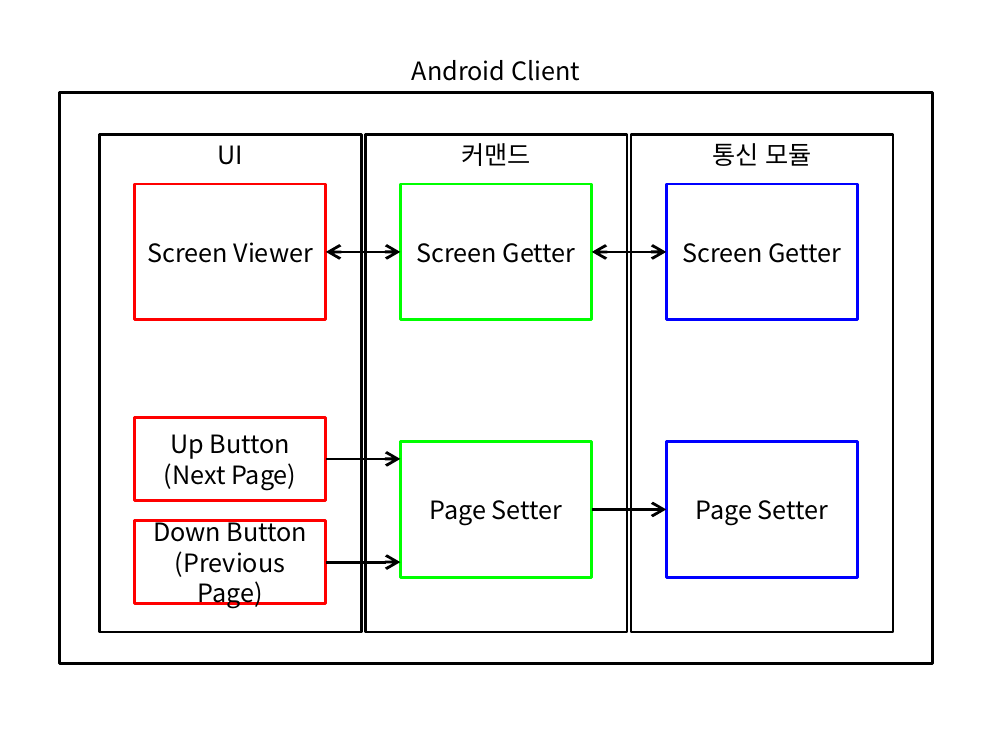
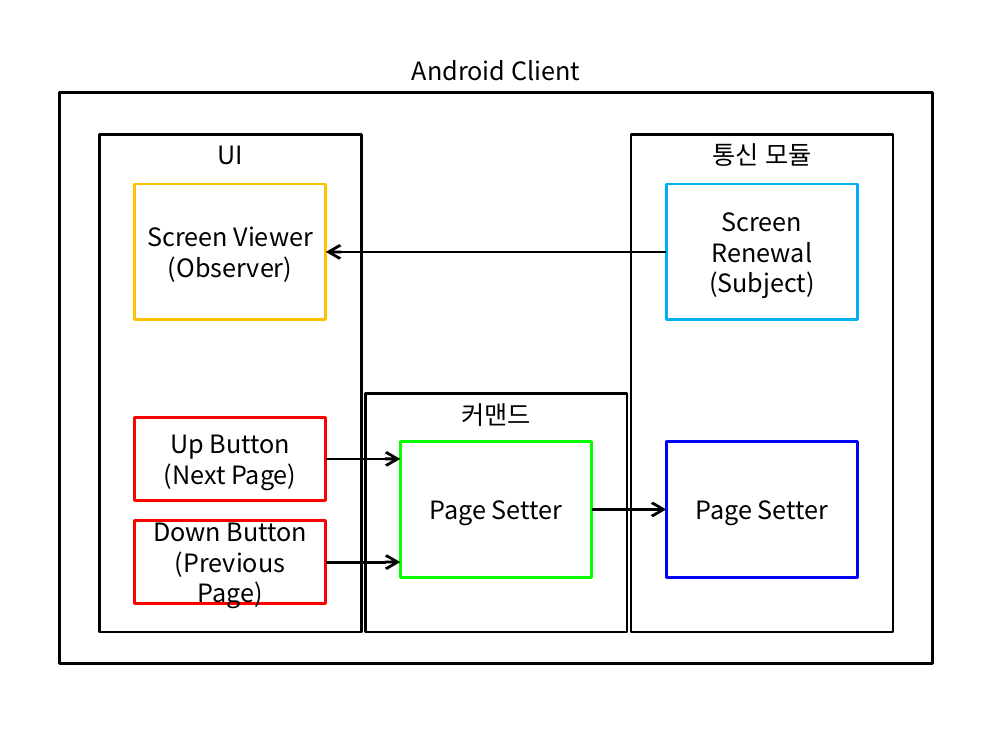
Before and after one commit to uhm0311/PPT-Remote-Viewer, a slide deck: slide 3 of 문서/개요.pptx. Drawn at 1008x756 pixels with LibreOffice and Linux fonts; fonts in the diff are those of the drawing. Boxes give left, top, right and bottom in pixels: in the first picture for what was removed or moved away, otherwise in the second. Text is boxed around its words. In the diff, an @@ line names an element or a change of style, - is before the commit and + after.

```diff
--- a/문서/개요.pptx
+++ b/문서/개요.pptx
@@ rectangle "Screen Viewer" at bbox=[134, 184, 326, 321]: outline #FF0000 2 pt to #FFC000 2 pt @@
@@ rectangle removed at bbox=[400, 184, 592, 321] @@
-Screen Getter
@@ rectangle "Screen Renewal" at bbox=[666, 184, 858, 321]: outline #0000FF 2 pt to #00B0F0 2 pt @@
@@ text in rectangle at bbox=[709, 212, 815, 298]: text changed @@
-Screen Getter
+Screen Renewal
+(Subject)
@@ text in rectangle at bbox=[168, 256, 292, 282]: paragraph added @@
+(Observer)
@@ double arrow removed from (400, 252) to (326, 252) @@
@@ arrow added from (666, 252) to (326, 252), #000000 2 pt @@
@@ double arrow removed from (666, 252) to (592, 252) @@
@@ rectangle "커맨드": place and size @@
-rectangle "커맨드" at bbox=[365, 134, 627, 632]
+rectangle "커맨드" at bbox=[365, 394, 627, 632]
```
Also in this commit, not shown: 3 other slides changed, 29 other files.
